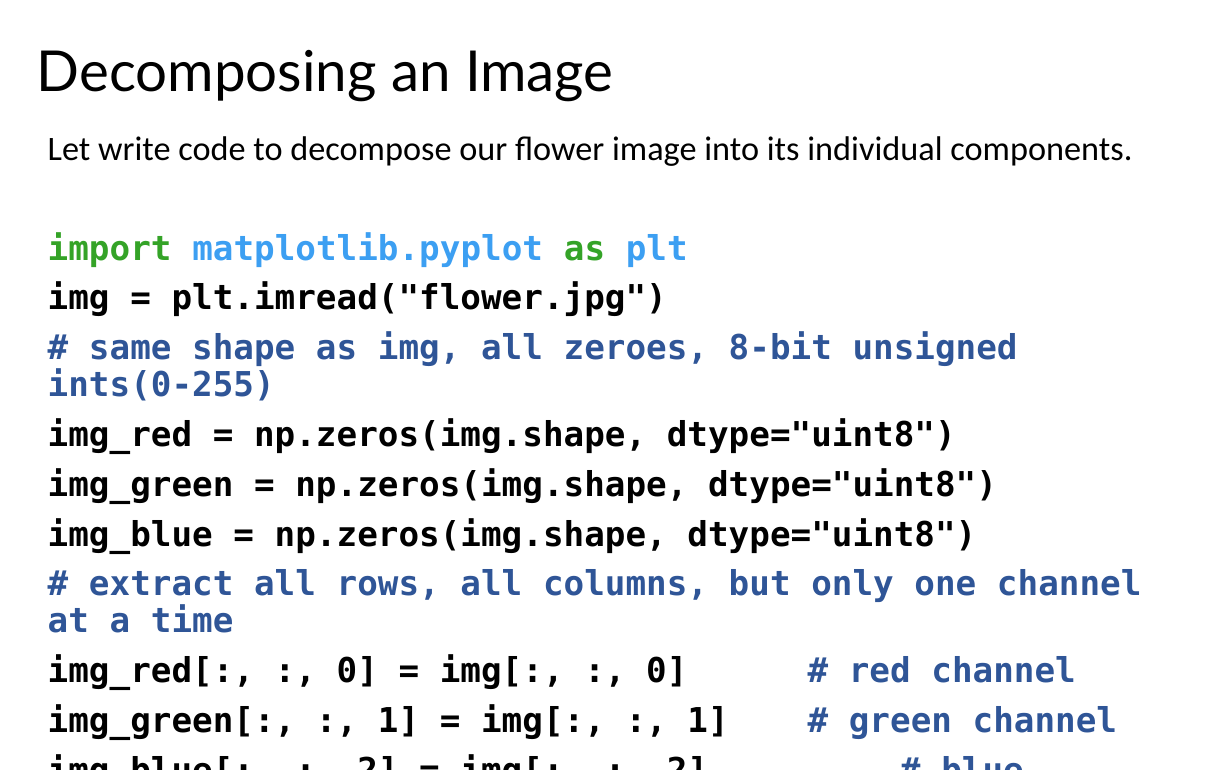
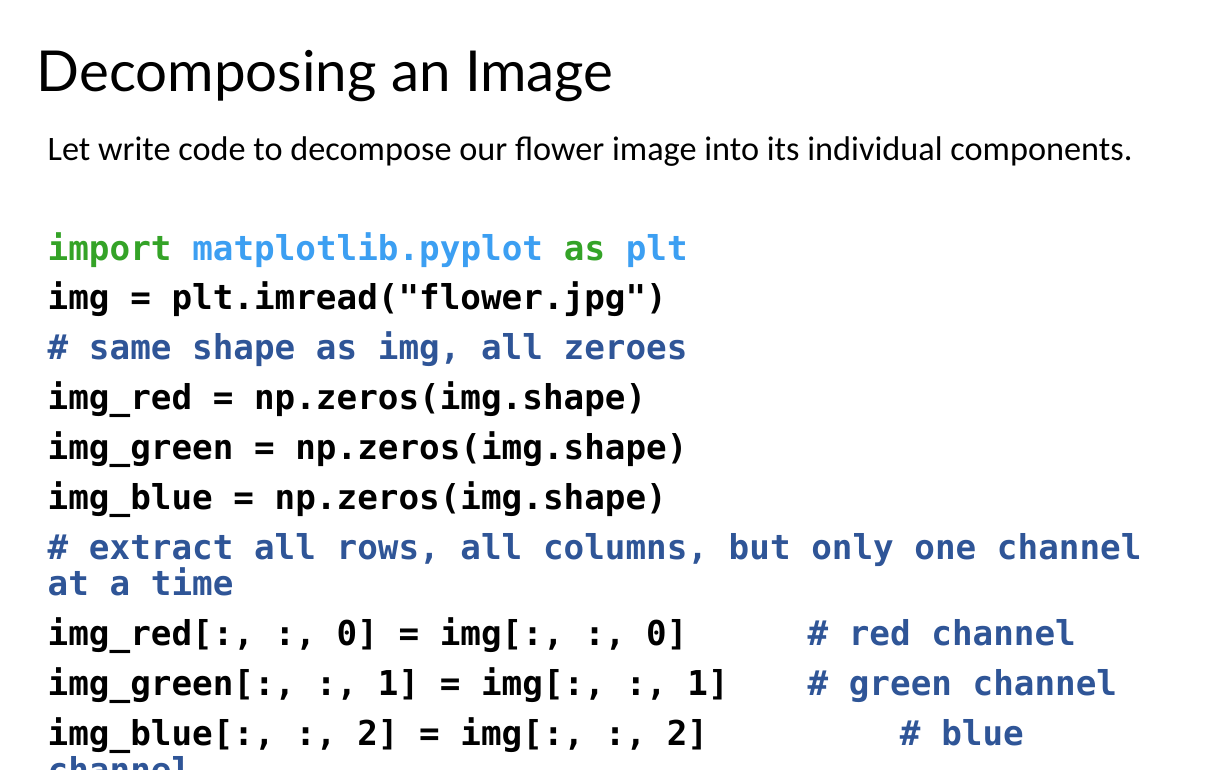
Before and after one commit to LongBaoNguyen/longbaonguyen.github.io, a slide deck: slide 21 of courses/apcsp/lect14b.pptx. Drawn at 1232x770 pixels with LibreOffice and Linux fonts; fonts in the diff are those of the drawing. Boxes give left, top, right and bottom in pixels: in the first picture for what was removed or moved away, otherwise in the second. Text is boxed around its words. In the diff, an @@ line names an element or a change of style, - is before the commit and + after.

```diff
--- a/courses/apcsp/lect14b.pptx
+++ b/courses/apcsp/lect14b.pptx
@@ text at (48,332,688,516): text changed @@
-# same shape as img, all zeroes, 8-bit unsigned ints(0-255)
-img_red = np.zeros(img.shape, dtype="uint8")
-img_green = np.zeros(img.shape, dtype="uint8")
-img_blue = np.zeros(img.shape, dtype="uint8")
+# same shape as img, all zeroes
+img_red = np.zeros(img.shape)
+img_green = np.zeros(img.shape)
+img_blue = np.zeros(img.shape)
```
Also in this commit, not shown: 1 other slide changed, 2 other files.
